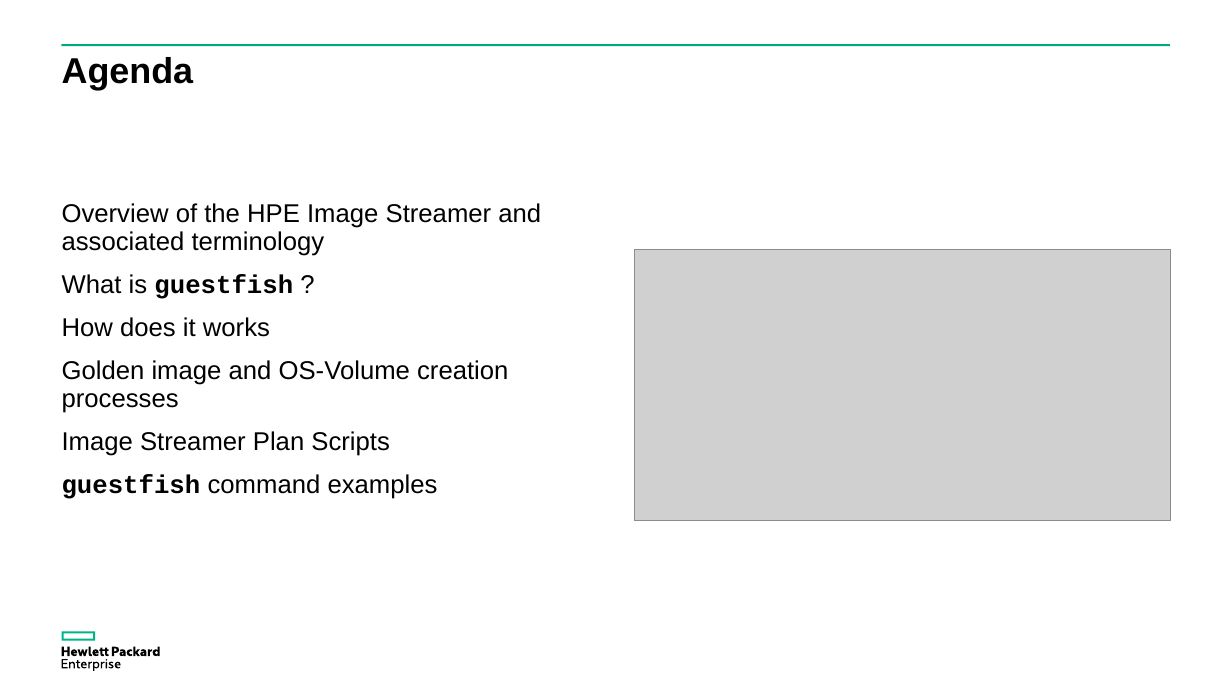
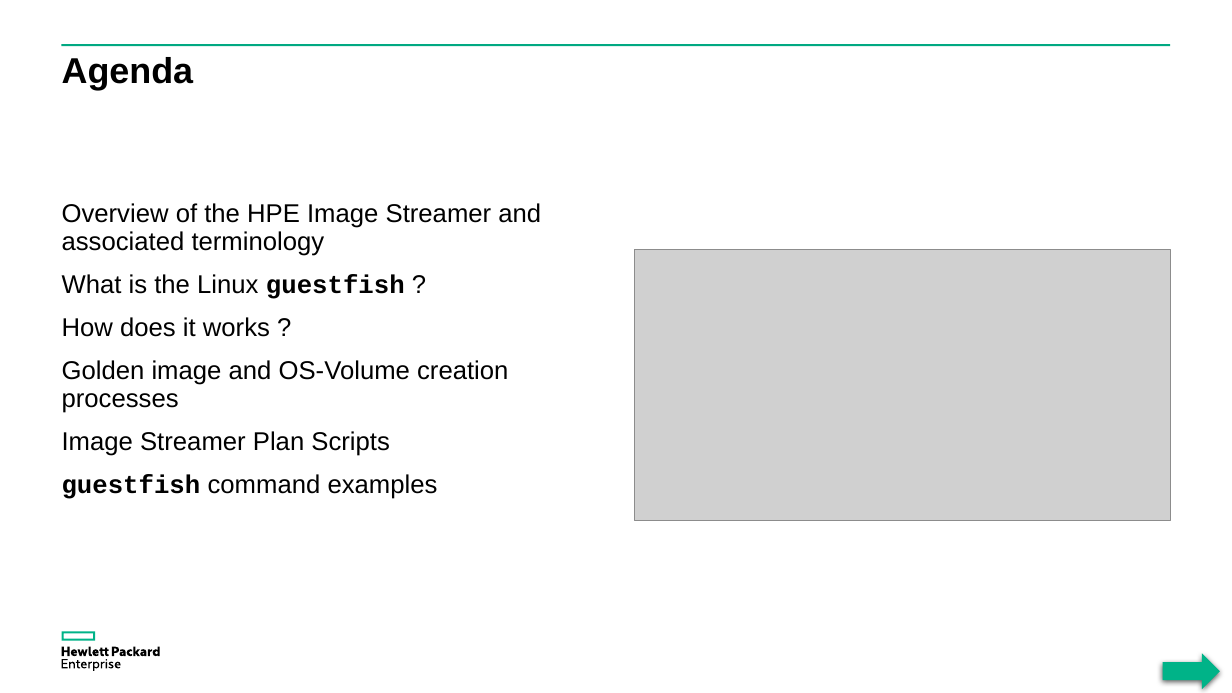
Before and after one commit to donzef/image-streamer-linux, a slide deck: slide 2 of docs/Guestfish-and-ImageStreamer.ppsx. Drawn at 1232x693 pixels with LibreOffice and Linux fonts; fonts in the diff are those of the drawing; grey boxes stand for pictures. Boxes give left, top, right and bottom in pixels: in the first picture for what was removed or moved away, otherwise in the second. Text is boxed around its words. In the diff, an @@ line names an element or a change of style, - is before the commit and + after.

```diff
--- a/docs/Guestfish-and-ImageStreamer.ppsx
+++ b/docs/Guestfish-and-ImageStreamer.ppsx
@@ text at [62, 274, 405, 337]: text changed @@
-What is guestfish ?
-How does it works
+What is the Linux guestfish ?
+How does it works ?
@@ right arrow added at [1163, 653, 1220, 689], fill #00B388 @@
```
Also in this commit, not shown: 22 other slides changed.
